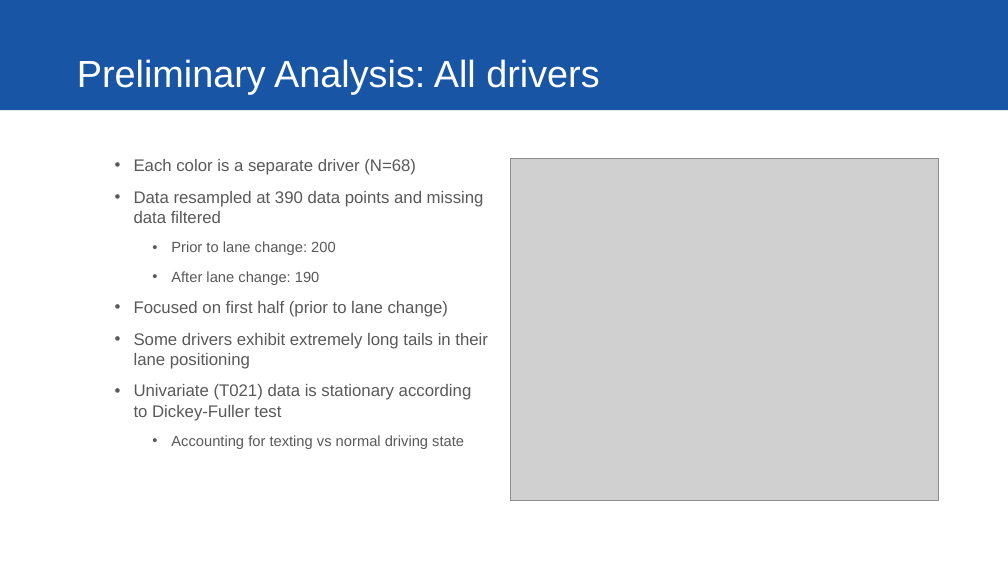
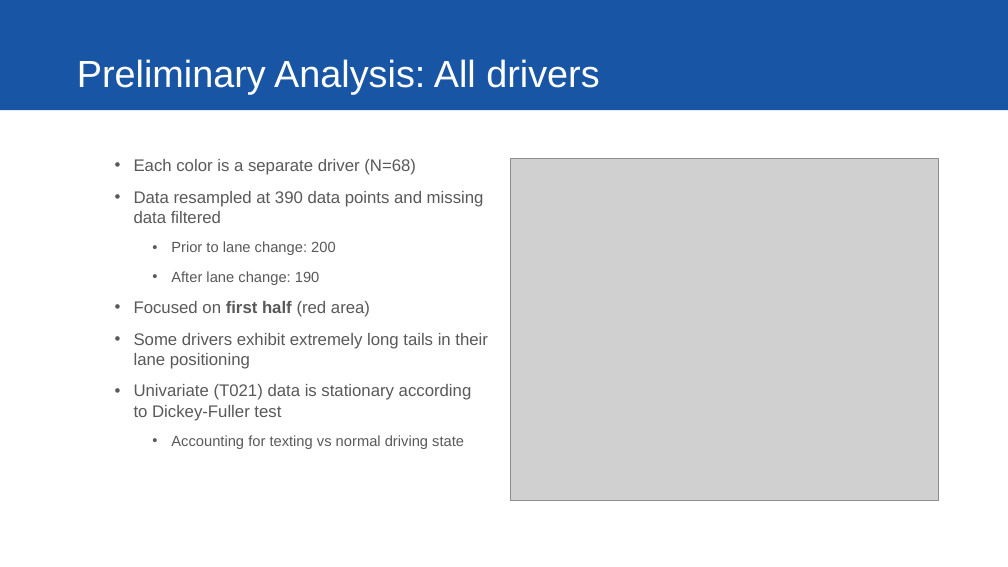
Before and after one commit to ybryan/stat685_distracted_driving, a slide deck: slide 4 of src/presentation/final_presentation.pptx. Drawn at 1008x567 pixels with LibreOffice and Linux fonts; fonts in the diff are those of the drawing; grey boxes stand for pictures. Boxes give left, top, right and bottom in pixels: in the first picture for what was removed or moved away, otherwise in the second. Text is boxed around its words. In the diff, an @@ line names an element or a change of style, - is before the commit and + after.

```diff
--- a/src/presentation/final_presentation.pptx
+++ b/src/presentation/final_presentation.pptx
@@ text at (134, 301, 370, 317): text changed @@
-  • Focused on first half (prior to lane change)
+  • Focused on first half (red area)
```
Also in this commit, not shown: 1 other slide changed, 2 slides added, 1 slide removed, 1 other file.
